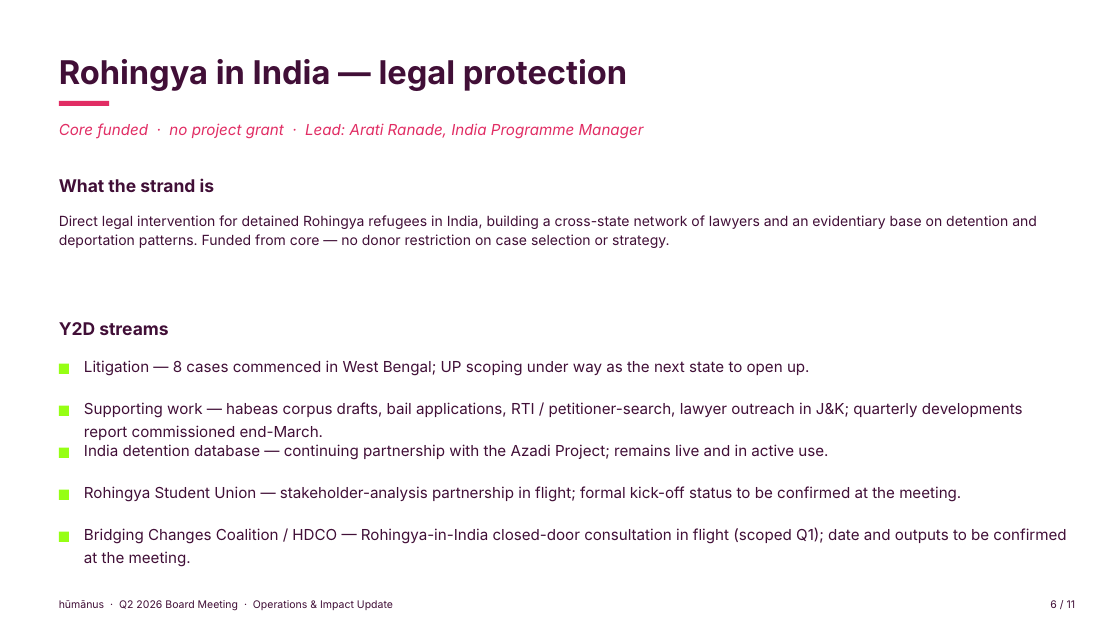
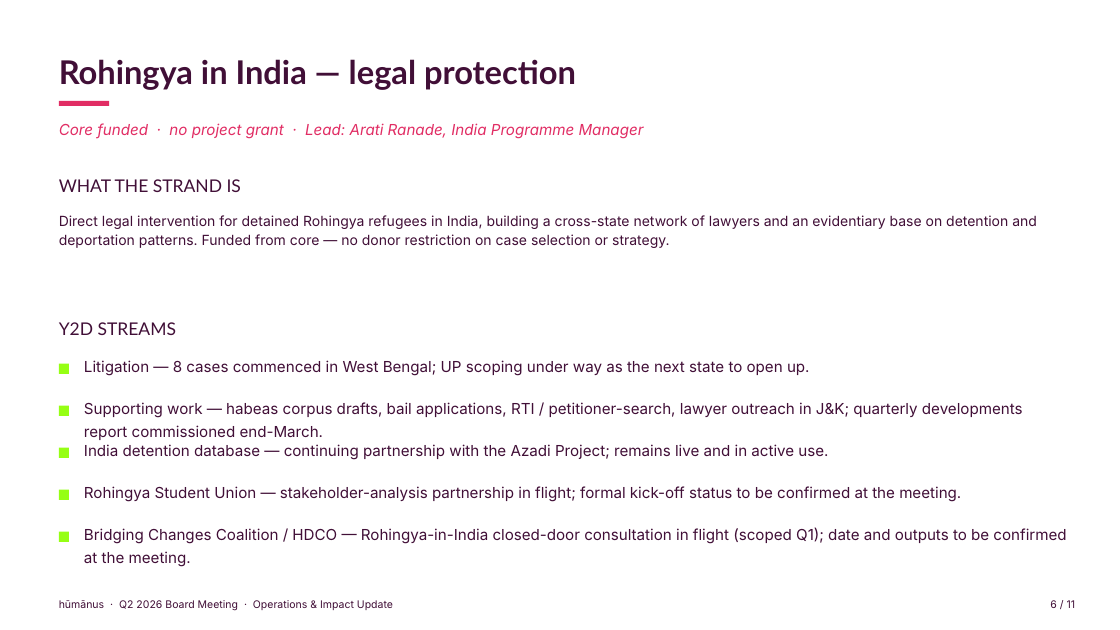
Before and after one commit to evafrances04/humanusGovernance, a slide deck: slide 6 of 2026/Q2/08-ED-Operations-Impact-Y2D.pptx. Drawn at 1120x630 pixels with LibreOffice and Linux fonts; fonts in the diff are those of the drawing. Boxes give left, top, right and bottom in pixels: in the first picture for what was removed or moved away, otherwise in the second. Text is boxed around its words. In the diff, an @@ line names an element or a change of style, - is before the commit and + after.

Commit message:
Brand polish pass on Q2 2026 ED Operations and Impact deck
- Replace cover and close text wordmarks with humanus Bold logo image
  (locks the brand mark regardless of installed fonts).
- Apply Fagun for headings (Bold for H2 slide titles, Medium tracked
  small-caps for section sub-heads, Black for cover/close hero).
- Keep Inter for body and tables - still the safe rendering choice
  for board members who do not have Fagun installed.
- Restyle cover meta line to Bold lime (Touch reserved for sparing
  emphasis per guidelines).
- Add PDF export so typography locks for board distribution.

```diff
--- a/2026/Q2/08-ED-Operations-Impact-Y2D.pptx
+++ b/2026/Q2/08-ED-Operations-Impact-Y2D.pptx
@@ text "Rohingya in India — legal ..." at (59, 59, 576, 90): font Inter to Lato @@
@@ text at (59, 179, 241, 192): text changed; font Inter to Lato; bold off @@
-What the strand is
+WHAT THE STRAND IS
@@ text at (59, 322, 176, 335): text changed; font Inter to Lato; bold off @@
-Y2D streams
+Y2D STREAMS
```
Also in this commit, not shown: 10 other slides changed, 2 other files.
